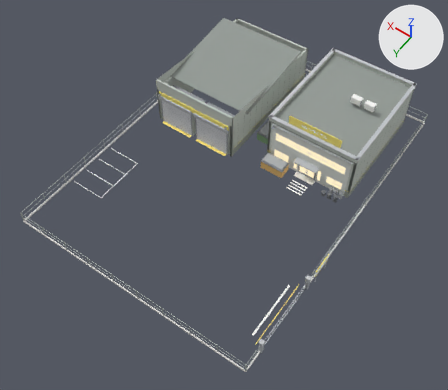
Before and after pictures for a commit that changed the glTF model models/industrial/biz_4009.glb.
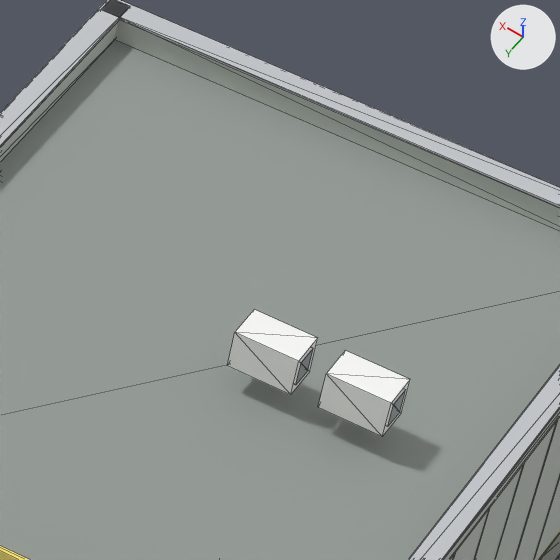
Each version is shown whole from a 50 mm lens placed at (-31.2, 46.8, 66.1), pointed at (-1.5, 5.2, 0.7), then close up on the part from 71% to 89% of the width and 12% to 33% of the height. The axes (+X, +Y, +Z) are drawn at upper right. The lights are the same throughout. The first two pictures are the older version. The close-ups show mesh edges as thin lines. Where no turn or scale is listed for an object, it has been applied to the vertices. Vertices at exactly the same position are counted once.

The scene before the commit, as lines of its bpy script (objects in view):
```python
me_static = bpy.data.meshes.new('Static')
me_static.from_pydata(...)  # 2160 vertices, 2910 faces; spans x -18.0..17.6, y -23.6..23.6, z 0.0..9.1
me_static.materials.append(mat_biz)
ob_static = bpy.data.objects.new('Static', me_static)
ob_static.location = (0.0, 0.0, 0.0)
```
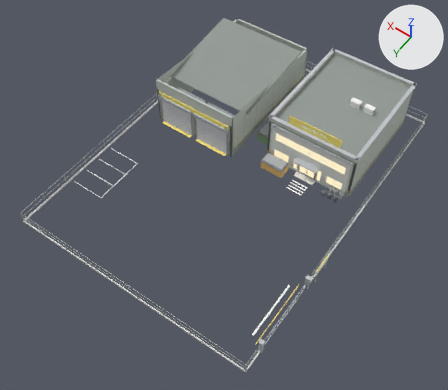
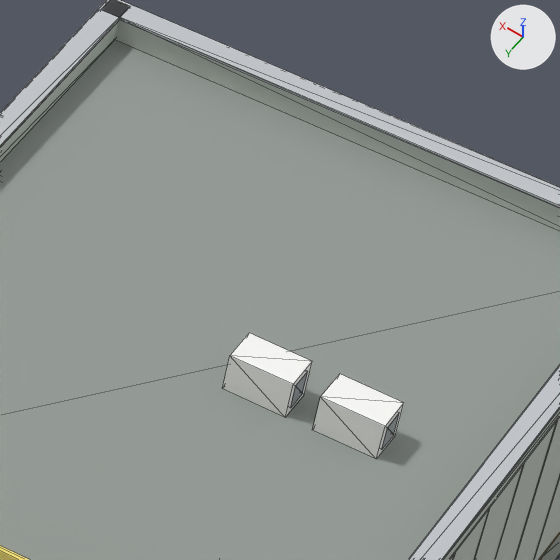
Diff of the bpy script that builds the scene:
```diff
--- a/models/industrial/biz_4009.glb.py
+++ b/models/industrial/biz_4009.glb.py
@@ me_static @@
 me_static.from_pydata(...)  # 2160 vertices, 2910 faces; spans x -18.0..17.6, y -23.6..23.6, z 0.0..9.1
 # used by ob_static; location = (0.0, 0.0, 0.0)
+# me_static part 1: the loose piece of 8 vertices spanning x -12.7..-11.3, y -13.9..-13.1, z 7.8..8.7 is moved by (0.0, 0.0, -0.6)
+# me_static part 2: the loose piece of 8 vertices spanning x -12.7..-11.3, y -13.8..-13.2, z 7.9..8.6 is moved by (0.0, 0.0, -0.6)
+# me_static part 3: the loose piece of 8 vertices spanning x -10.7..-9.3, y -13.9..-13.1, z 7.8..8.7 is moved by (0.0, 0.0, -0.6)
+# me_static part 4: the loose piece of 8 vertices spanning x -10.7..-9.3, y -13.8..-13.2, z 7.9..8.6 is moved by (0.0, 0.0, -0.6)
 me_static.materials.append(mat_biz)
```

Where the change shows, as pixel boxes (x1, y1, x2, y2) in the close-ups (560 x 560 px; the box of a moved part takes in the faces that stretch with it):
part 1 of me_static, moved or reshaped: before (318, 350, 410, 436); after (313, 374, 404, 459)
part 2 of me_static, moved or reshaped: before (387, 390, 405, 427); after (381, 413, 399, 450)
part 3 of me_static, moved or reshaped: before (227, 309, 318, 395); after (223, 333, 312, 417)
part 4 of me_static, moved or reshaped: before (296, 348, 313, 384); after (290, 371, 308, 408)
